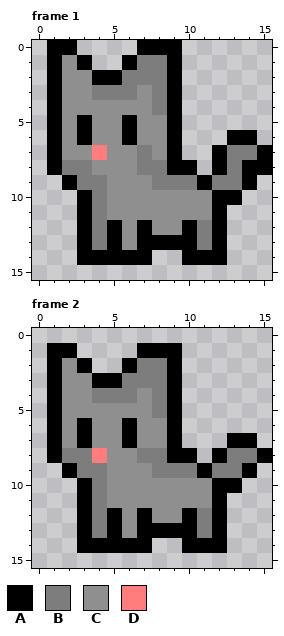
Pixel-art file: Assets/Sprites/Cat/Cat_Gray/cat_idle.aseprite. Above, as it was before the edit.
16x16 pixels, 4 frames. Shown: frame 1, frame 2.
Palette (. is transparent): A #000000  B #7d7d7d  C #8f8f8f  D #ff7d7d
Pixels before, frame 1, first column x 1:
 0 AA....AAA......
 1 ACA..ABBA......
 2 ACCAABBBA......
 3 ACCBBBCBA......
 4 ACCCCCCBA......
 5 ACACCACCA......
 6 ACACCACCA...AA.
 7 ACCDCCBCA..ABBA
 8 ABBCCCBBAA.ABAA
 9 .ABBCCCBBBABBA.
10 ..ABCCCCCCCAA..
11 ..ABCCCCCCCA...
12 ..ABACACCABA...
13 ..ABACAAAABA...
14 ..AAAAA..AAA...
Pixels before, frame 2, first column x 1:
 1 AA....AAA......
 2 ACA..ABBA......
 3 ACCAABBBA......
 4 ACCBBBCBA......
 5 ACCCCCCBA......
 6 ACACCACCA......
 7 ACACCACCA...AA.
 8 ABBDCCBBAA.ABBA
 9 .ABBCCCBBBABBA.
10 ..ABCCCCCCCAA..
11 ..ABCCCCCCCA...
12 ..ABACACCABA...
13 ..ABACAAAABA...
14 ..AAAAA..AAA...
The result:
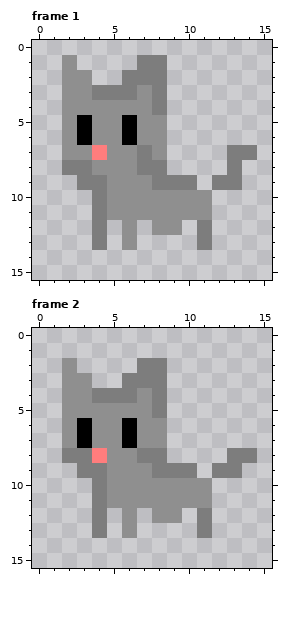
Difference:
Changed rows in their new state; - is an unchanged pixel.
Frame 1:
first column x 1:
 0 ..----...------
 1 .-.--.--.------
 2 .--..---.------
 3 .-------.------
 4 .-------.------
 5 .-------.------
 6 .-------.---..-
 7 .-------.--.--.
 8 .-------..-.-..
 9 -.--------.--.-
10 --.--------..--
11 --.--------.---
12 --.-.-.--.-.---
13 --.-.-....-.---
14 --.....--...---
Frame 2:
first column x 1:
 1 ..----...------
 2 .-.--.--.------
 3 .--..---.------
 4 .-------.------
 5 .-------.------
 6 .-------.------
 7 .-------.---..-
 8 .-------..-.--.
 9 -.--------.--.-
10 --.--------..--
11 --.--------.---
12 --.-.-.--.-.---
13 --.-.-....-.---
14 --.....--...---
Pixel boxes of the changes (left, top, right, bottom) in both pictures:
erased: (47, 40, 272, 265)
erased: (47, 343, 272, 553)
